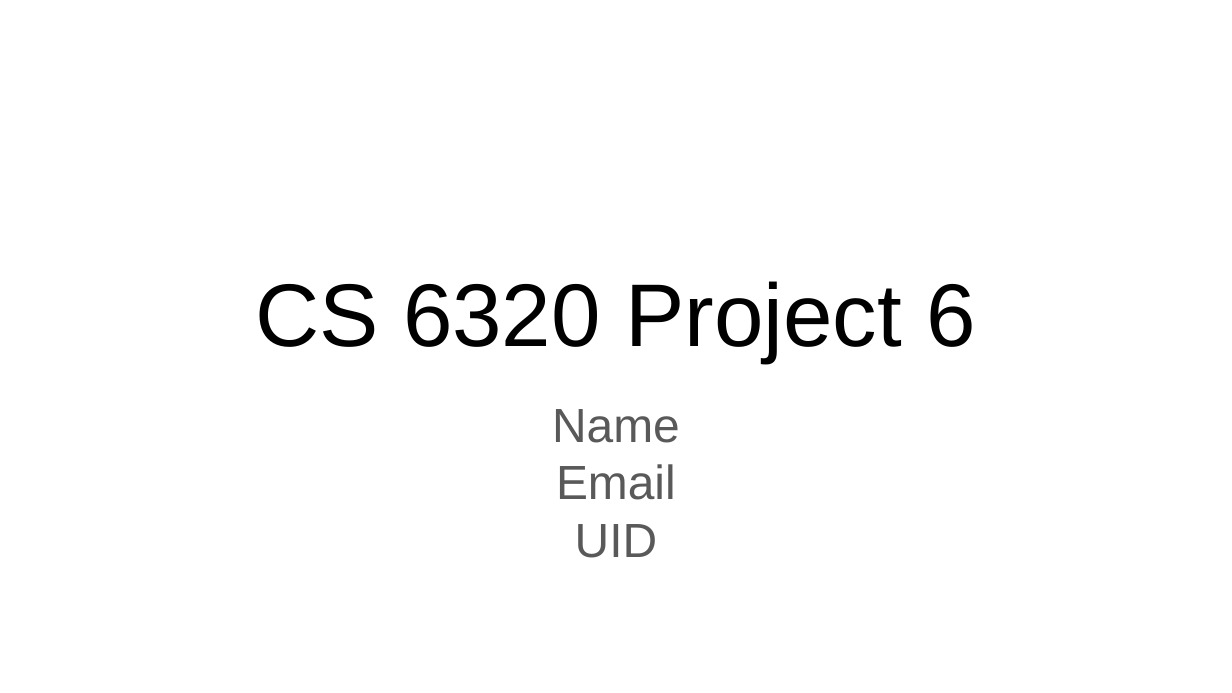
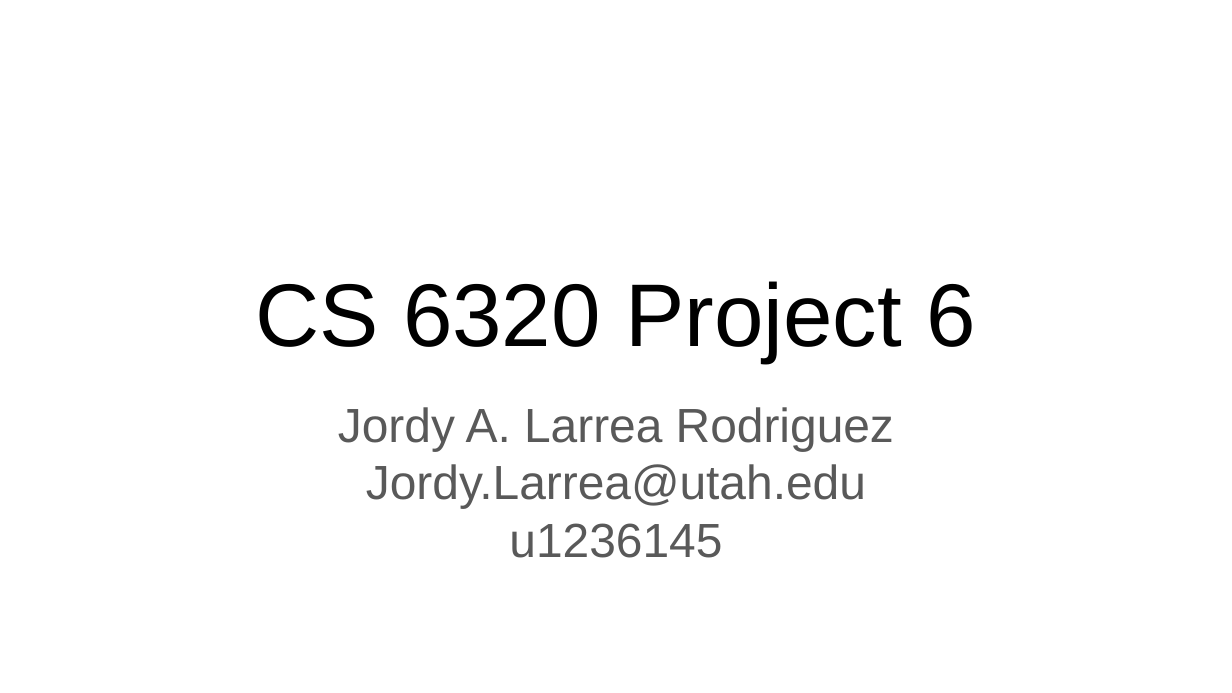
Before and after one commit to CasuallyAlive/Computer_Vision_Projects, a slide deck: slide 1 of src/proj6_6320/proj6_template.pptx. Drawn at 1232x693 pixels with LibreOffice and Linux fonts; fonts in the diff are those of the drawing. Boxes give left, top, right and bottom in pixels: in the first picture for what was removed or moved away, otherwise in the second. Text is boxed around its words. In the diff, an @@ line names an element or a change of style, - is before the commit and + after.

```diff
--- a/src/proj6_6320/proj6_template.pptx
+++ b/src/proj6_6320/proj6_template.pptx
@@ text at bbox=[338, 407, 894, 558]: text changed @@
-Name
-Email
-UID
+Jordy A. Larrea Rodriguez
+Jordy.Larrea@utah.edu
+u1236145
```
Also in this commit, not shown: 9 other slides changed, 1 slide added, 1 slide removed, 9 other files.
